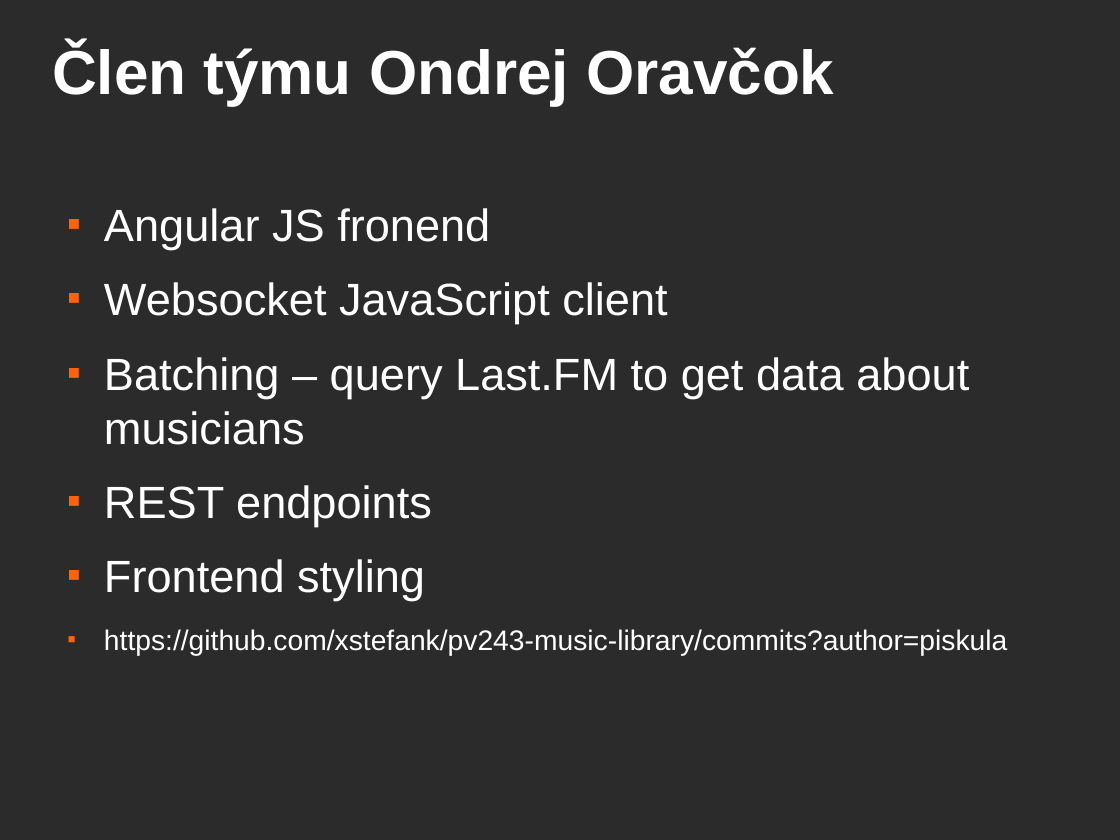
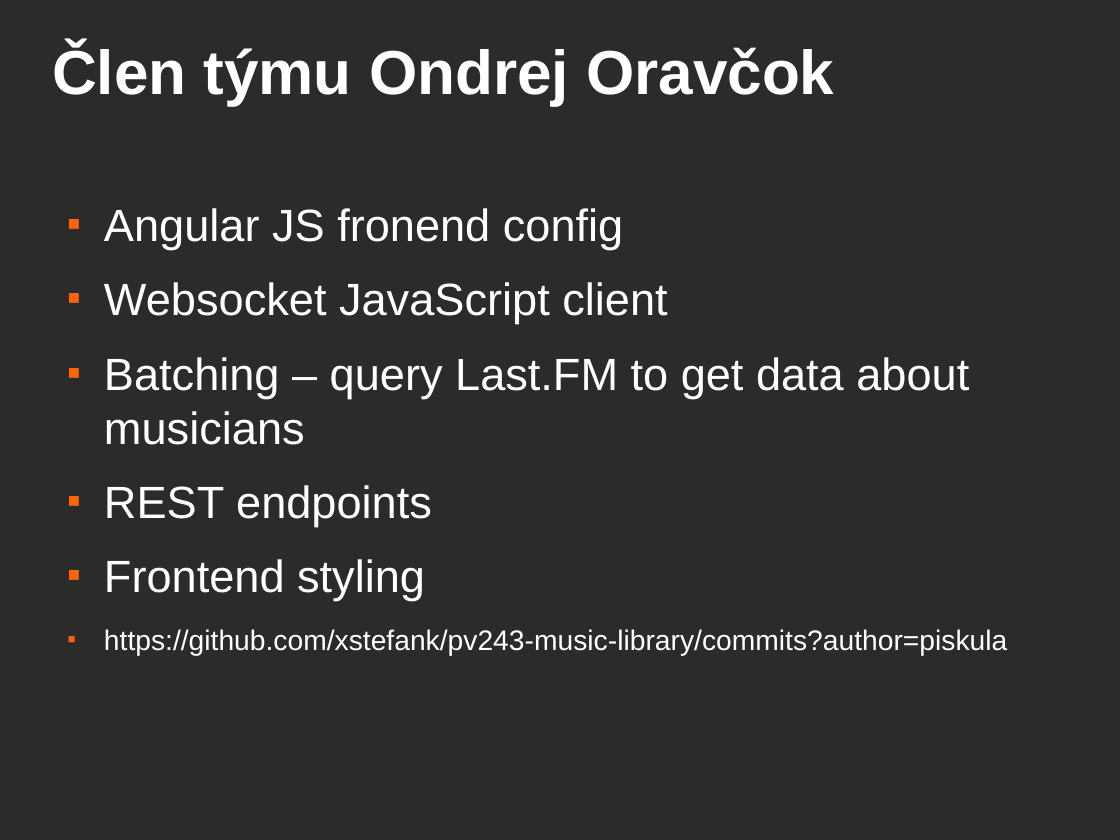
Before and after one commit to xstefank/pv243-music-library, a slide deck: slide 6 of presentation_template__1_.odp. Drawn at 1120x840 pixels with LibreOffice and Linux fonts; fonts in the diff are those of the drawing; background and template pictures are left out; a plain dark background stands for a picture behind light text. Boxes give left, top, right and bottom in pixels: in the first picture for what was removed or moved away, otherwise in the second. Text is boxed around its words. In the diff, an @@ line names an element or a change of style, - is before the commit and + after.

Commit message:
Presentation update

```diff
--- a/presentation_template__1_.odp
+++ b/presentation_template__1_.odp
@@ text at [104,208,623,250]: text changed @@
-■ Angular JS fronend
+■ Angular JS fronend config
```
